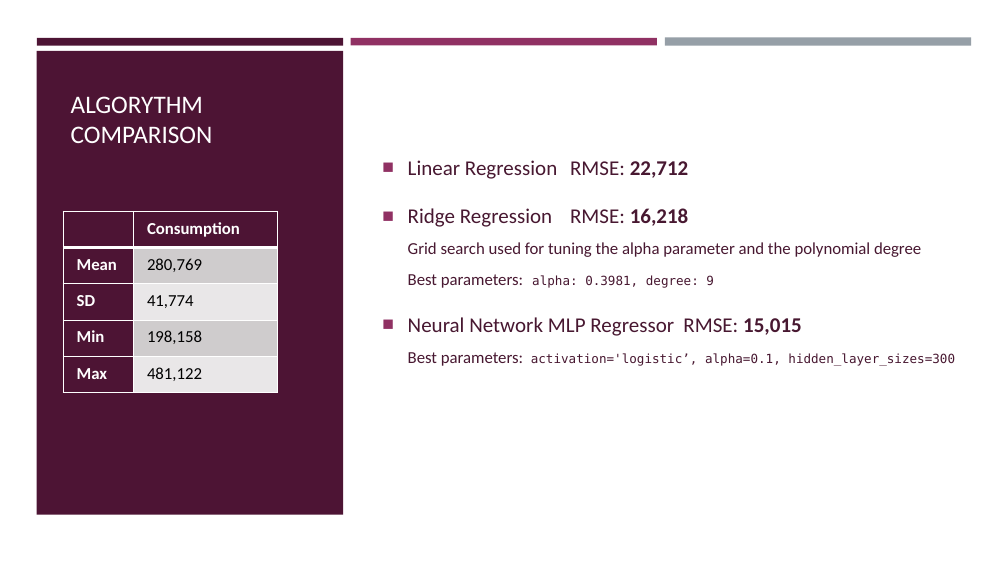
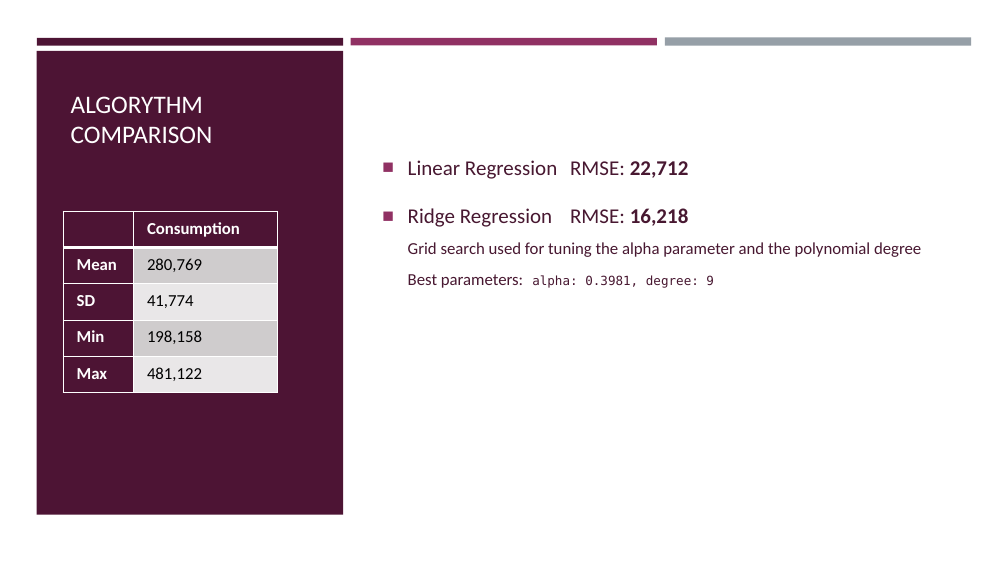
Before and after one commit to rudymalhi/data-science-course-final-project, a slide deck: slide 9 of Energy Consumption Presentation.pptx. Drawn at 1008x567 pixels with LibreOffice and Linux fonts; fonts in the diff are those of the drawing. Boxes give left, top, right and bottom in pixels: in the first picture for what was removed or moved away, otherwise in the second. Text is boxed around its words. In the diff, an @@ line names an element or a change of style, - is before the commit and + after.

```diff
--- a/Energy Consumption Presentation.pptx
+++ b/Energy Consumption Presentation.pptx
@@ text at [408, 317, 955, 366]: paragraph removed @@
-■ Neural Network MLP Regressor RMSE: 15,015
-  Best parameters: activation='logistic’, alpha=0.1, hidden_layer_sizes=300
```
